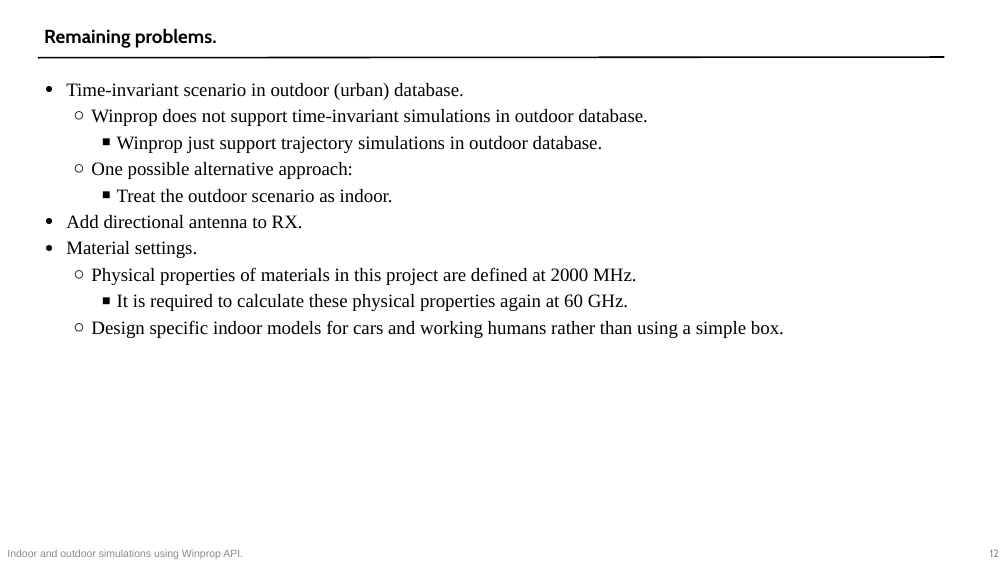
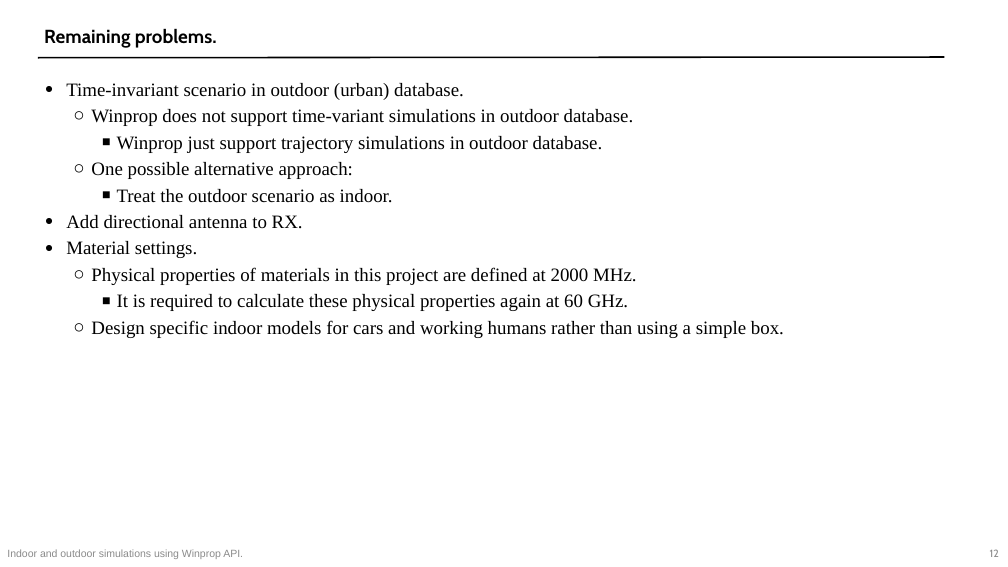
Before and after one commit to rzy0901/testWinprop, a slide deck: slide 12 of 2021_7_12.pptx. Drawn at 1008x567 pixels with LibreOffice and Linux fonts; fonts in the diff are those of the drawing. Boxes give left, top, right and bottom in pixels: in the first picture for what was removed or moved away, otherwise in the second. Text is boxed around its words. In the diff, an @@ line names an element or a change of style, - is before the commit and + after.

```diff
--- a/2021_7_12.pptx
+++ b/2021_7_12.pptx
@@ text at bbox=[91, 109, 634, 126]: text changed @@
-  ○ Winprop does not support time-invariant simulations in outdoor database.
+  ○ Winprop does not support time-variant simulations in outdoor database.
```
Also in this commit, not shown: 2 other slides changed, 1 other file.
